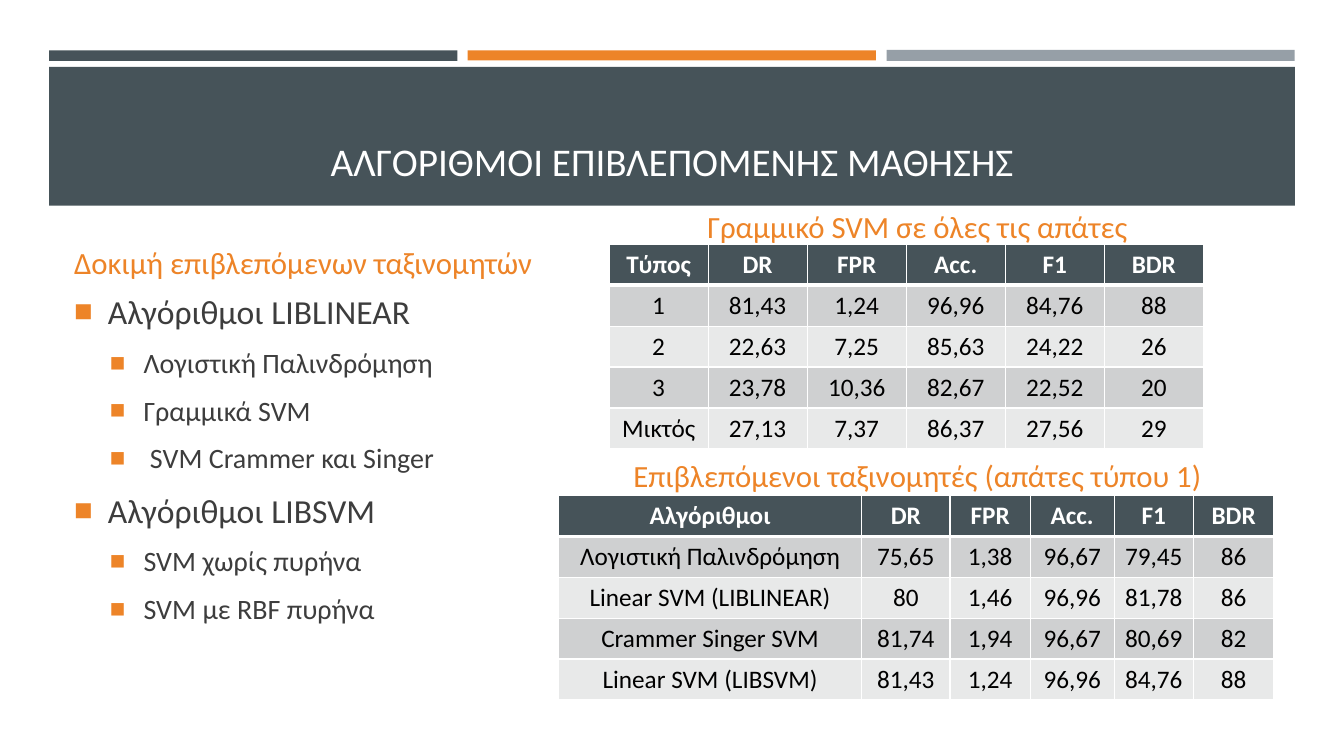
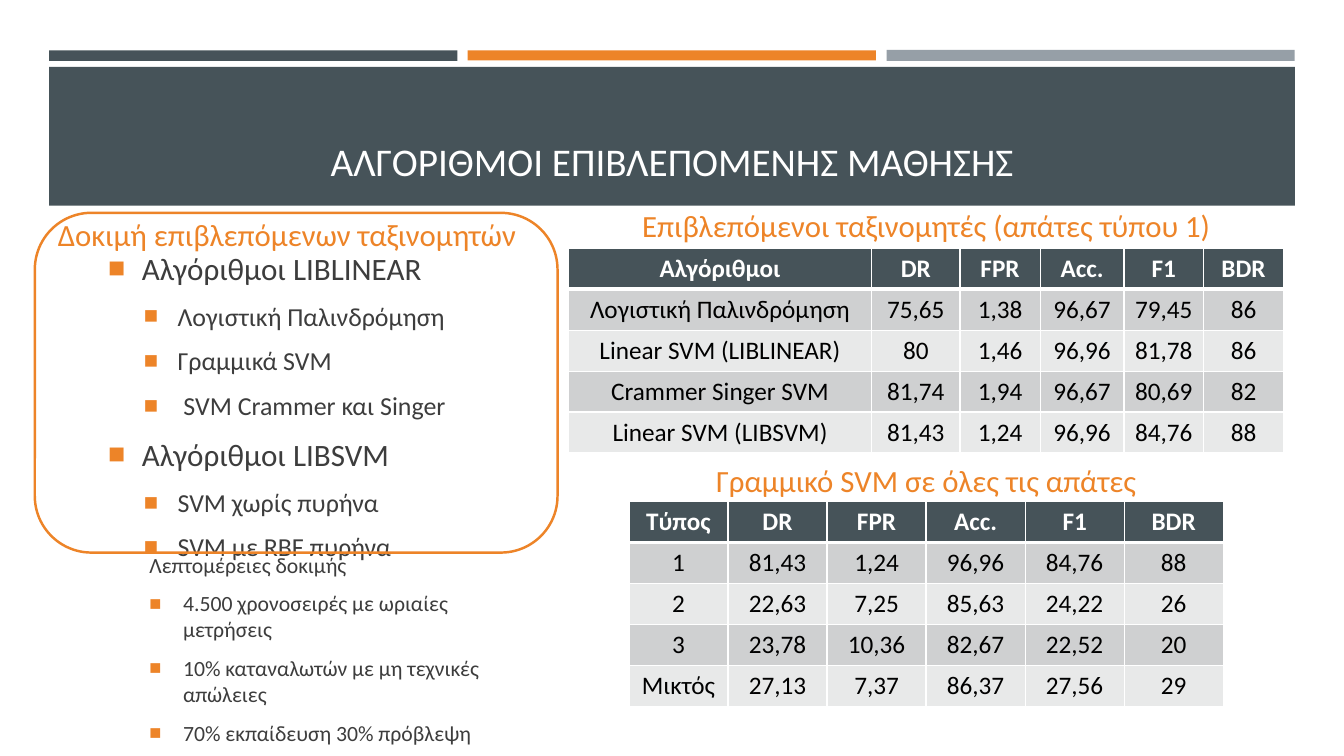
Before and after one commit to thanmitsel/Theft-detection, a slide deck: slide 9 of LateX/Presentation/Ανιχνευση μη τεχνικων απωλειων με συστηματα μηχανικης μαθησης.pptx. Drawn at 1344x756 pixels with LibreOffice and Linux fonts; fonts in the diff are those of the drawing. Boxes give left, top, right and bottom in pixels: in the first picture for what was removed or moved away, otherwise in the second. Text is boxed around its words. In the diff, an @@ line names an element or a change of style, - is before the commit and + after.

```diff
--- a/LateX/Presentation/Ανιχνευση μη τεχνικων απωλειων με συστηματα μηχανικης μαθησης.pptx
+++ b/LateX/Presentation/Ανιχνευση μη τεχνικων απωλειων με συστηματα μηχανικης μαθησης.pptx
@@ text "Δοκιμή επιβλεπόμενων ταξινομητών" rewrapped from (74, 252, 532, 280) to (58, 220, 516, 252) @@
@@ text "Επιβλεπόμενοι ταξινομητές (απάτες τύπου 1)": place and size @@
-text "Επιβλεπόμενοι ταξινομητές (απάτες τύπου 1)" at (633, 464, 1201, 493)
+text "Επιβλεπόμενοι ταξινομητές (απάτες τύπου 1)" at (642, 214, 1210, 243)
@@ rounded rectangle added at (35, 213, 559, 553), outline #ED8428 1.75 pt @@
@@ text "Αλγόριθμοι LIBLINEAR": place and size @@
-text "Αλγόριθμοι LIBLINEAR" at (108, 300, 434, 624)
+text "Αλγόριθμοι LIBLINEAR" at (142, 258, 445, 563)
@@ text "Αλγόριθμοι LIBLINEAR" at (142, 258, 445, 563): size 24 to 22.2 pt in "Αλγόριθμοι LIBLINEAR", "Αλγόριθμοι LIBSVM"; size 20 to 18.5 pt in "Λογιστική Παλινδρόμηση", "Γραμμικά SVM", "SVM Crammer και Singer", "SVM χωρίς πυρήνα" and 1 more places @@
@@ table: place and size @@
-table at (559, 496, 1275, 701)
+table at (569, 248, 1286, 453)
@@ text "Γραμμικό SVM σε όλες τις ...": place and size @@
-text "Γραμμικό SVM σε όλες τις ..." at (707, 216, 1127, 246)
+text "Γραμμικό SVM σε όλες τις ..." at (716, 470, 1136, 497)
@@ table: place and size @@
-table at (609, 245, 1202, 450)
+table at (629, 502, 1222, 707)
@@ text added at (149, 554, 479, 745), 15.5 pt, text #3D3D3D @@
+Λεπτομέρειες δοκιμής
+■ 4.500 χρονοσειρές με ωριαίες μετρήσεις
+■ 10% καταναλωτών με μη τεχνικές απώλειες
+■ 70% εκπαίδευση 30% πρόβλεψη
```
Also in this commit, not shown: 13 other slides changed, 3 slides added, 1 slide removed, 8 other files.
